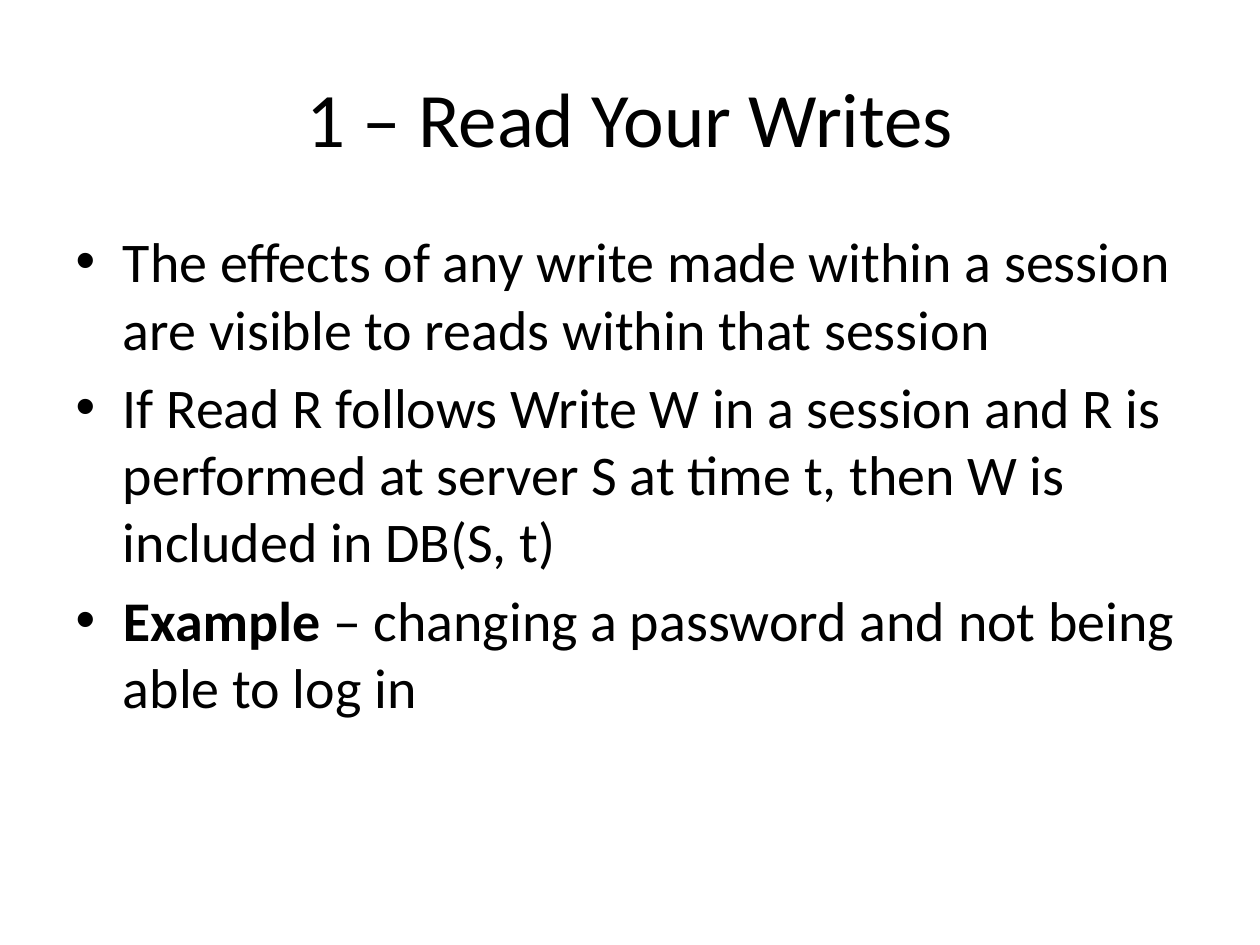
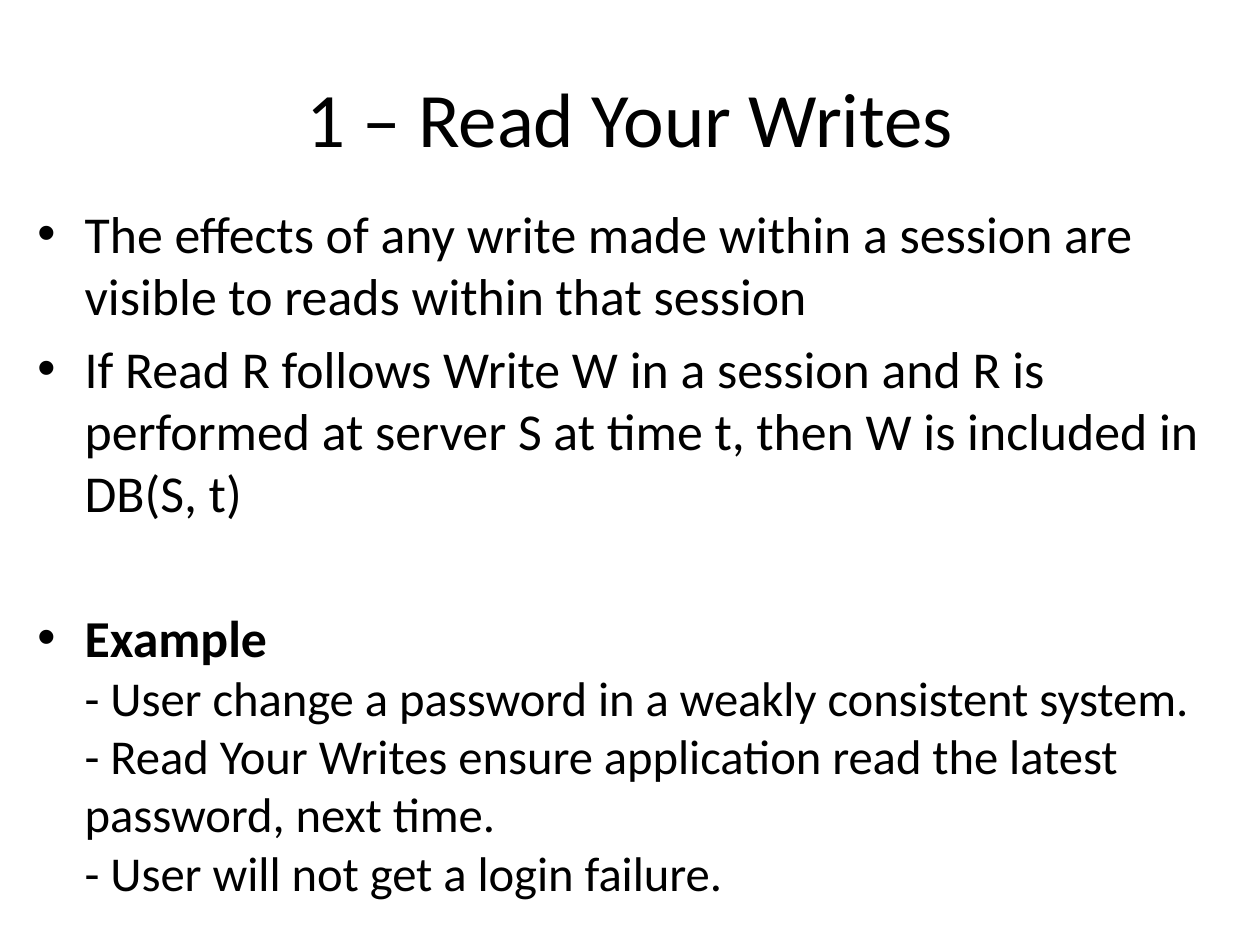
Before and after one commit to balidani/bomberman, a slide deck: slide 11 of presentation/slides_daniel.pptx. Drawn at 1260x945 pixels with LibreOffice and Linux fonts; fonts in the diff are those of the drawing. Boxes give left, top, right and bottom in pixels: in the first picture for what was removed or moved away, otherwise in the second. Text is boxed around its words. In the diff, an @@ line names an element or a change of style, - is before the commit and + after.

```diff
--- a/presentation/slides_daniel.pptx
+++ b/presentation/slides_daniel.pptx
@@ text "The effects of any write ...": place and size @@
-text "The effects of any write ..." at [123,243,1174,718]
+text "The effects of any write ..." at [85,217,1198,900]
@@ text at [85,217,1198,519]: size 32 to 29.6 pt in "The effects of any write made within ...", "If Read R follows Write W in ..." @@
@@ text at [85,620,1188,900]: text changed; size 32 to 27.8 pt @@
-• Example – changing a password and not being able to log in
+• Example
+  - User change a password in a weakly consistent system.
+  - Read Your Writes ensure application read the latest password, next time.
+  - User will not get a login failure.
```
Also in this commit, not shown: 3 other slides changed, 5 slides added, 1 slide removed.
